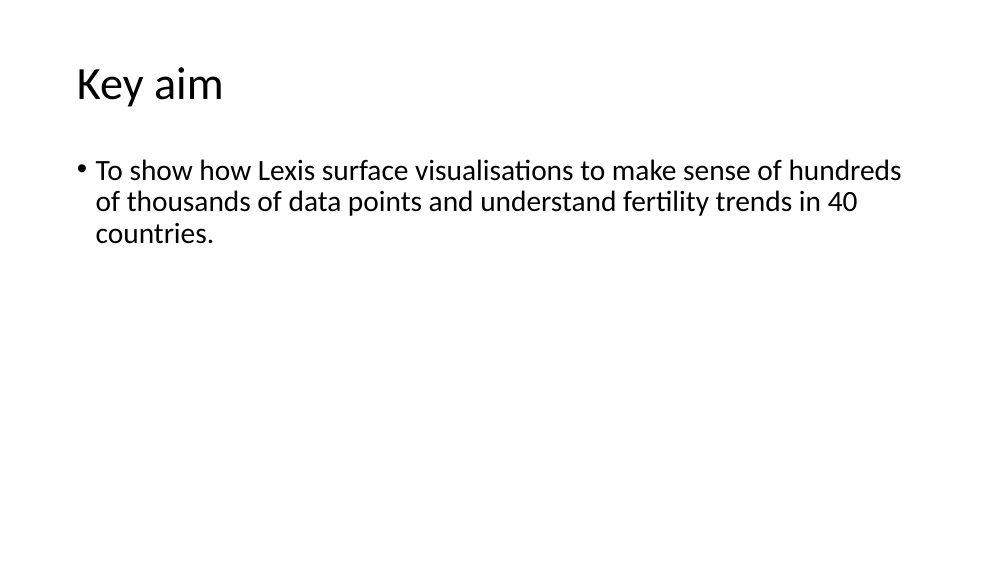
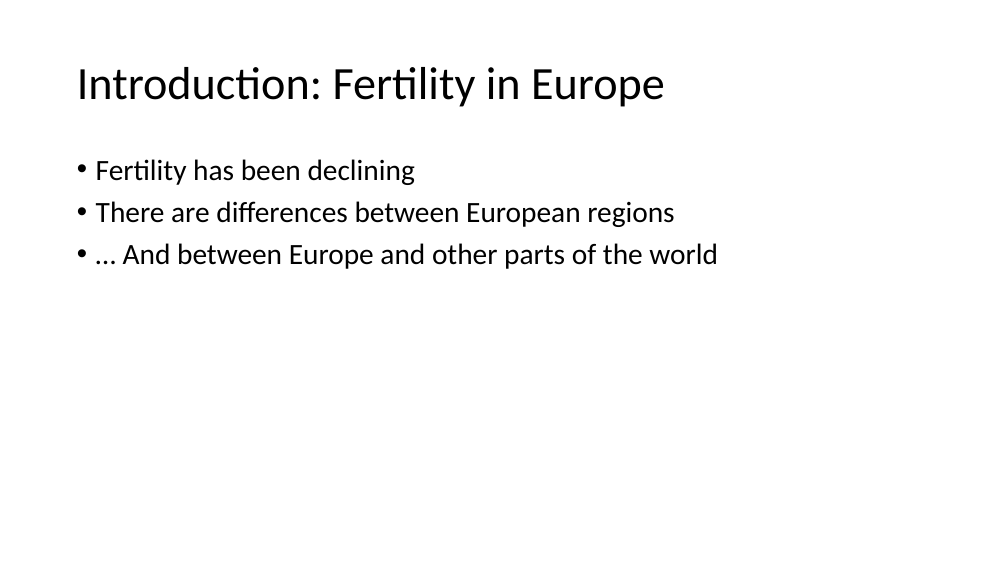
Before and after one commit to JonMinton/comparative_fertility, a slide deck: slide 3 of presentation/comparative_fertility_presentation.pptx. Drawn at 1008x567 pixels with LibreOffice and Linux fonts; fonts in the diff are those of the drawing. Boxes give left, top, right and bottom in pixels: in the first picture for what was removed or moved away, otherwise in the second. Text is boxed around its words. In the diff, an @@ line names an element or a change of style, - is before the commit and + after.

```diff
--- a/presentation/comparative_fertility_presentation.pptx
+++ b/presentation/comparative_fertility_presentation.pptx
@@ title at <box>77,67,665,107</box>: text changed @@
-Key aim
+Introduction: Fertility in Europe
@@ text at <box>96,159,718,269</box>: text changed @@
-• To show how Lexis surface visualisations to make sense of hundreds of thousands of data points and understand fertility trends in 40 countries.
+• Fertility has been declining
+• There are differences between European regions
+• … And between Europe and other parts of the world
```
Also in this commit, not shown: 2 other slides changed, 23 slides added, 2 other files.
